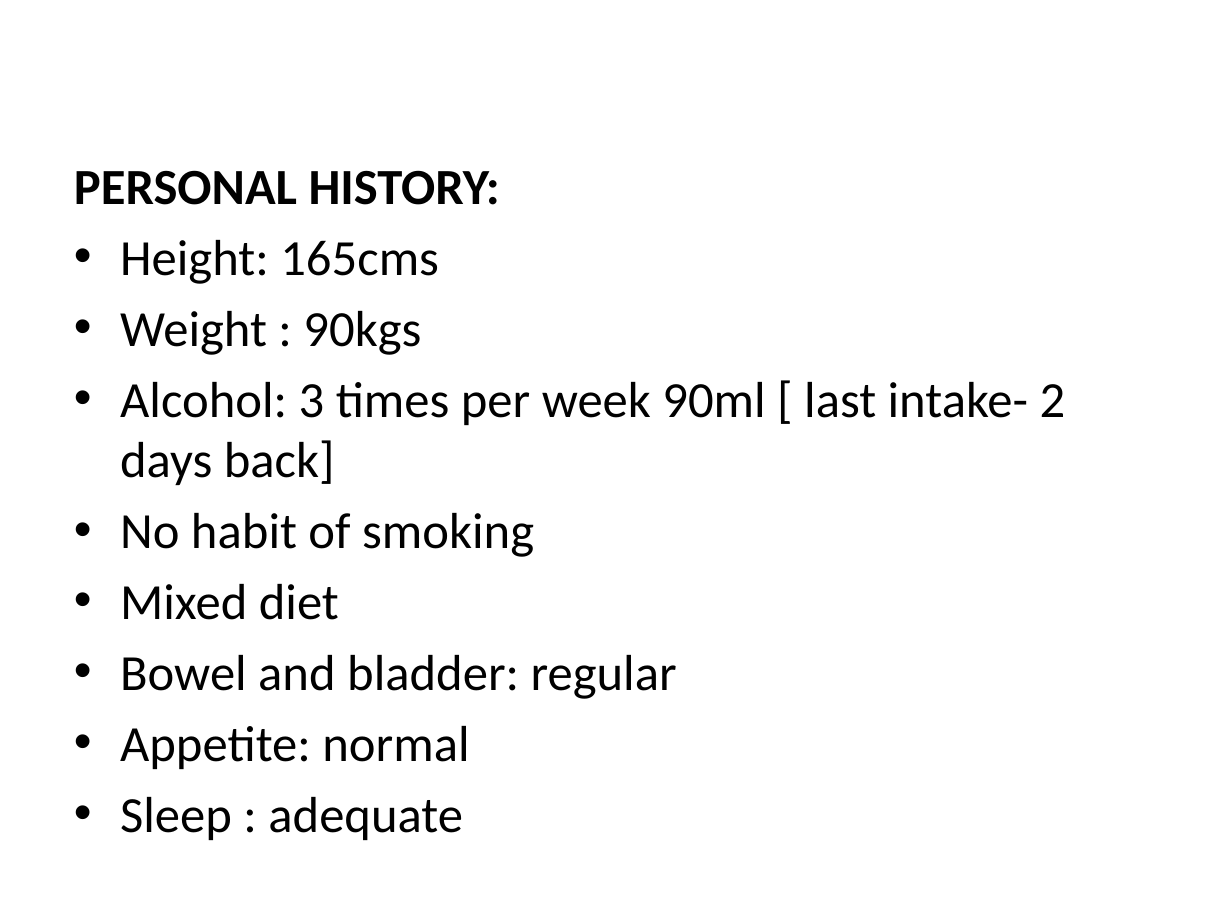
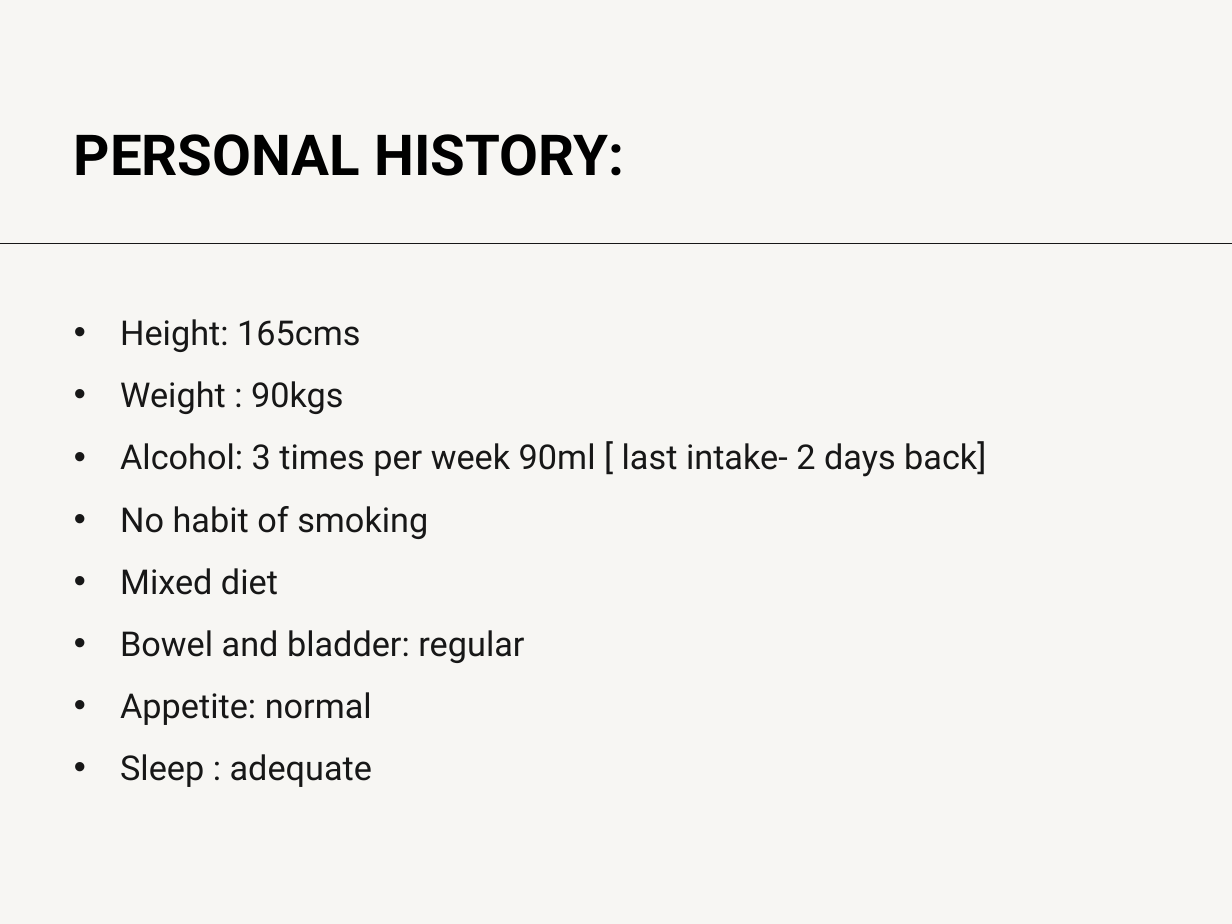
Before and after one commit to VarunSaiSanne/personal, a slide deck: slide 10 of demo.pptx. Drawn at 1232x924 pixels with LibreOffice and Linux fonts; fonts in the diff are those of the drawing. Boxes give left, top, right and bottom in pixels: in the first picture for what was removed or moved away, otherwise in the second. Text is boxed around its words. In the diff, an @@ line names an element or a change of style, - is before the commit and + after.

```diff
--- a/demo.pptx
+++ b/demo.pptx
@@ background #FFFFFF to #F7F6F3 @@
@@ text added at [74,134,624,176], 33 pt, text #000000, bold @@
+PERSONAL HISTORY:
@@ text at [74,170,500,205]: paragraph removed @@
-PERSONAL HISTORY:
@@ line added from (0, 243) to (1232, 243), #171717 0.75 pt @@
@@ text "Height: 165cms": place and size @@
-text "Height: 165cms" at [74,170,1066,840]
+text "Height: 165cms" at [120,319,986,787]
@@ text "Height: 165cms" at [120,319,986,787]: size 29.6 to 20 pt, font Calibri to Roboto, text colour #000000 to #171717; line spacing 1 to 1.2; more space between paragraphs @@
```
Also in this commit, not shown: 16 other slides changed, 15 slides added.
